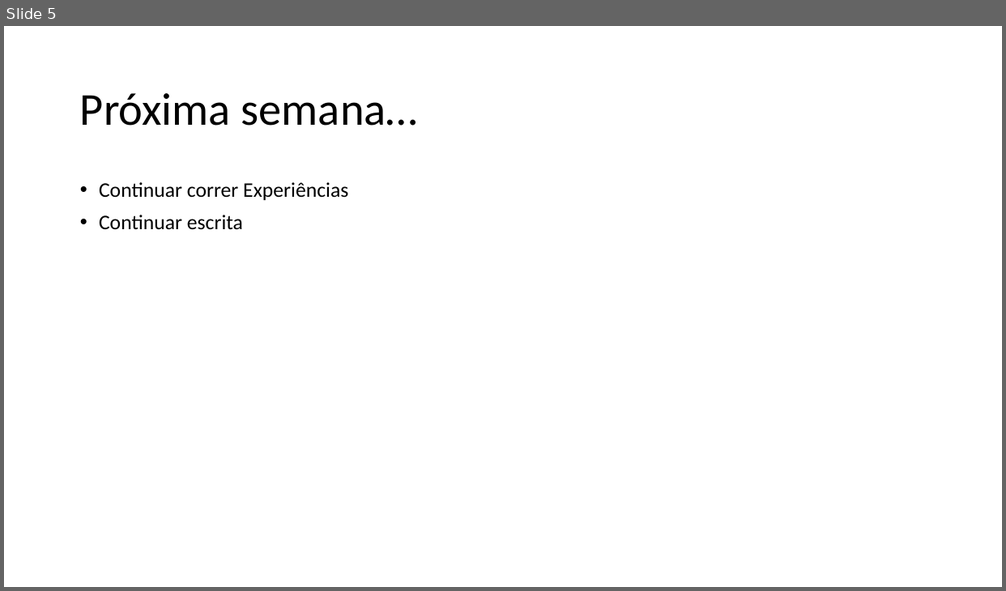
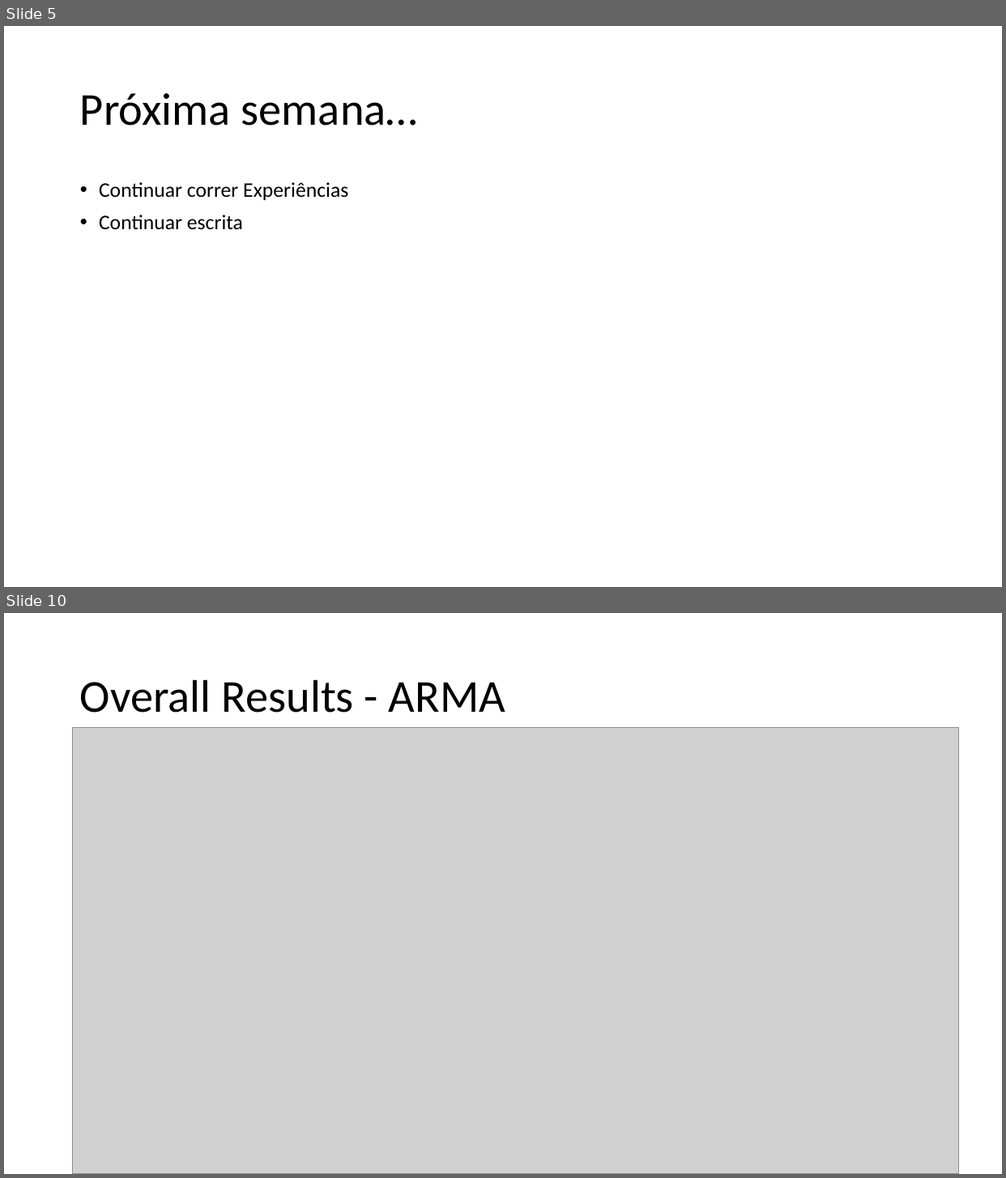
Before and after one commit to MiguelLoureiro98/timecave, a slide deck: papers/.ppt/TimeSeriesCV_26072024.pptx. Shown one above the other, each under a label of ours: slide 5 before the commit, slides 5 and 10 after it; the slides between them are not shown. The pictures are 1006x591 and 1006x1178 pixels, drawn with LibreOffice and Linux fonts; fonts in the diff are those of the drawing; grey boxes stand for pictures. Boxes give left, top, right and bottom in pixels: in the first picture for what was removed or moved away, otherwise in the second. Text is boxed around its words. In the diff, an @@ line names an element or a change of style, - is before the commit and + after.

```diff
--- a/papers/.ppt/TimeSeriesCV_26072024.pptx
+++ b/papers/.ppt/TimeSeriesCV_26072024.pptx
@@ slide 10 added at [4,613,1002,1174], background #FFFFFF @@
@@ title added at [80,679,505,713], 44 pt, text #000000 @@
+Overall Results - ARMA
@@ picture added at [73,727,958,1174] @@
```
Also in this commit, not shown: 2 slides changed, 6 other slides added, 5 other files.
